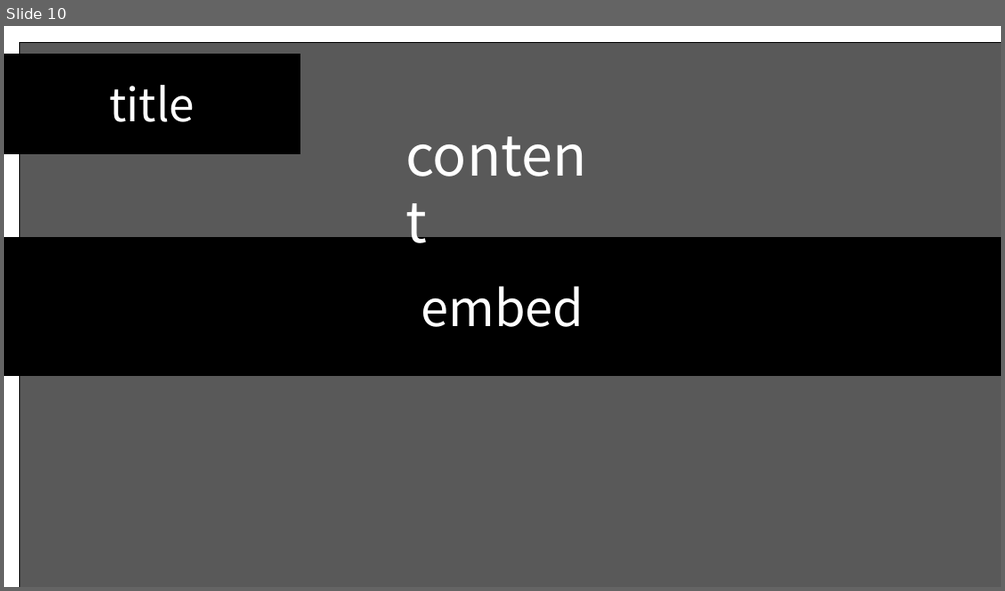
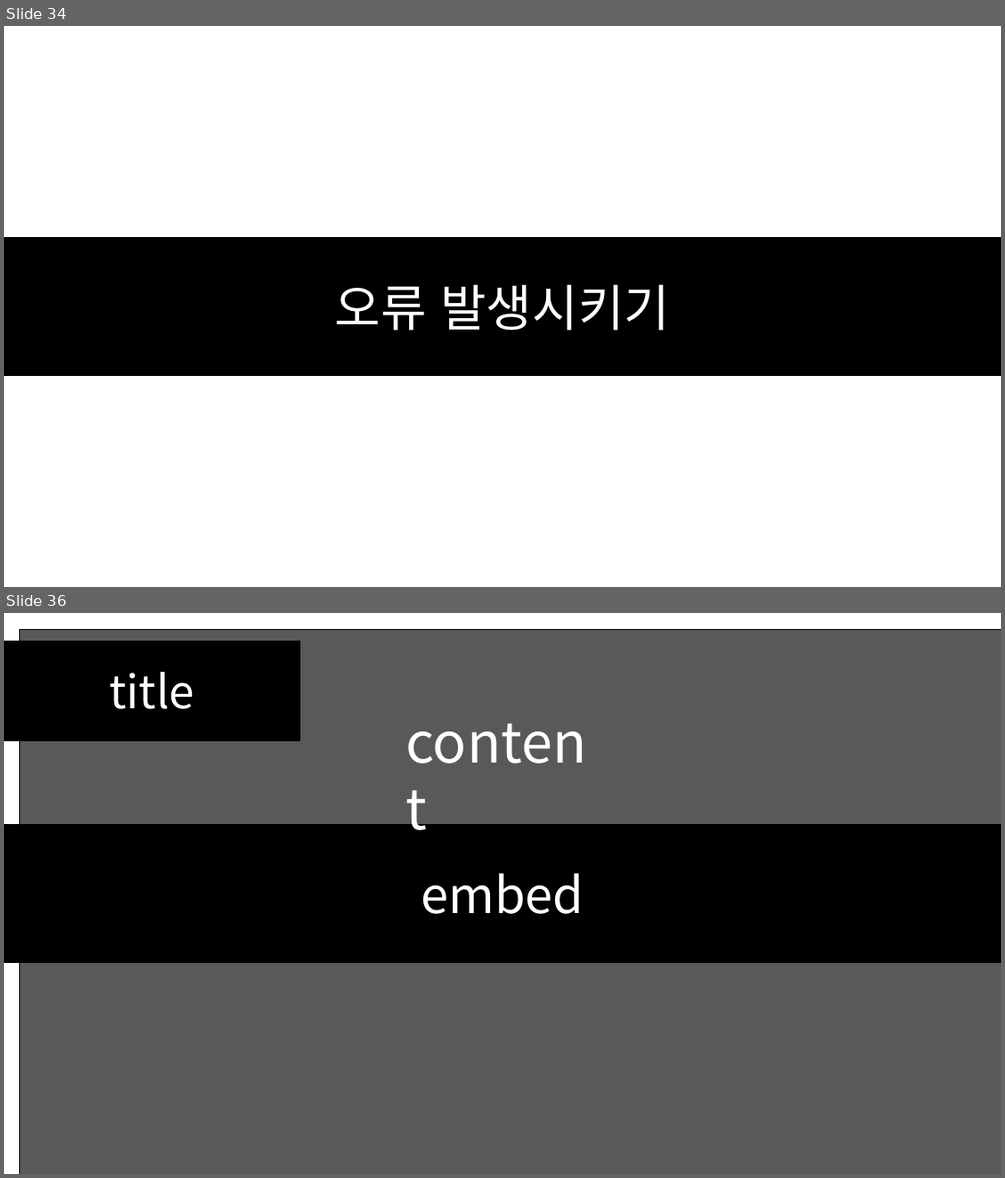
Before and after one commit to SEH00N/SDLU, a slide deck: ServerLecture/PT/4강 멀티스레딩 기초.pptx. Shown one above the other, each under a label of ours: slide 10 before the commit, slides 34 and 36 after it; the slides between them are not shown. The pictures are 1005x591 and 1005x1178 pixels, drawn with LibreOffice and Linux fonts; fonts in the diff are those of the drawing. Boxes give left, top, right and bottom in pixels: in the first picture for what was removed or moved away, otherwise in the second. Text is boxed around its words. In the diff, an @@ line names an element or a change of style, - is before the commit and + after.

```diff
--- a/ServerLecture/PT/4강 멀티스레딩 기초.pptx
+++ b/ServerLecture/PT/4강 멀티스레딩 기초.pptx
@@ slide 34 added at <box>4,26,1001,587</box>, background #FFFFFF @@
@@ rectangle added at <box>4,237,1001,375</box>, fill #000000, outline #000000 1 pt, 48 pt, text #FFFFFF @@
+오류 발생시키기
@@ what was slide 10 is now slide 36 @@
```
Also in this commit, not shown: 1 slide changed, 25 other slides added, 27 other files.
